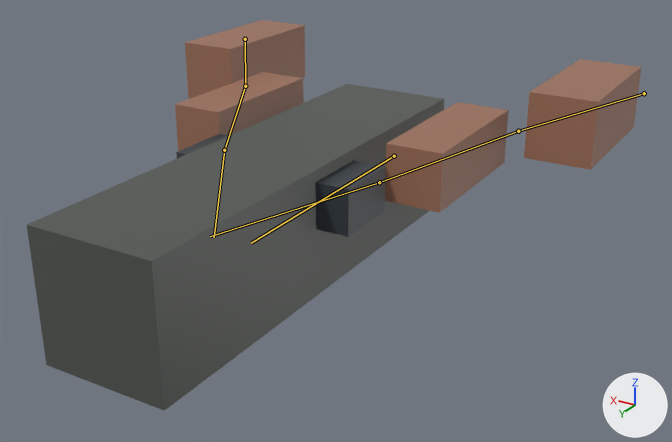
Two versions of the FBX model stw-o3de/Project/Assets/IndustrialYard/STW_INDUSTRIAL_YARD_01/FirstPerson/profiles/STW_LMG_04/STW_LMG_04_reload.fbx, one commit apart.
One viewpoint serves both versions: a 50 mm lens placed at (-0.84, 1.633, 1.089), pointed at (-0.063, 0.34, 0.442). Every picture has the same lights, and +X, +Y and +Z are marked at lower right. The older version comes first. The bones that change, and the others that lie on the model, are drawn over the model as lines.

The first picture shows 'STW_LMG_04_Body', 'STW_LMG_04_Fore_L', 'STW_LMG_04_Fore_R', 'STW_LMG_04_Hand_L', 'STW_LMG_04_Upper_L', 'STW_LMG_04_Upper_R' and 1 more.
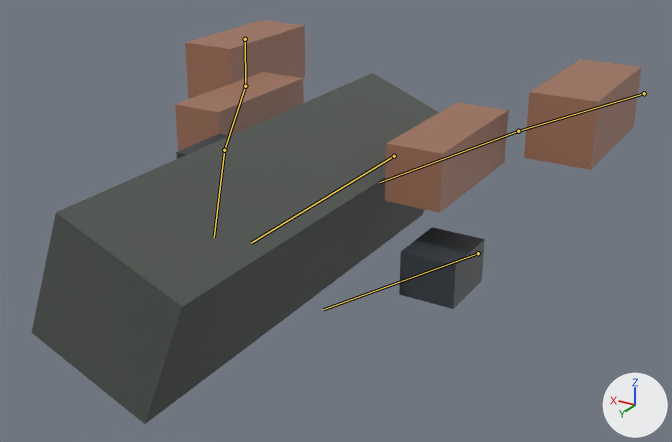
The newer file adds an action. The first version stands in its rest pose; the second is drawn at frame 36 of the action 'reload'.

Location of each change, [x1, y1, x2, y2] in pixels of the pictures (672 x 442 px):
'STW_LMG_04_Body', posed (7% taller): before [27, 84, 444, 411]; after [32, 73, 439, 424]
'STW_LMG_04_Hand_L', posed: before [315, 160, 386, 237]; after [399, 227, 485, 309]
bone 'hand_L', root to tip: before (379, 182) to (210, 236); after (478, 253) to (323, 309)

The change in detail:
Bone 'weapon' (bone_weapon) turns from (0, 0, 0) to (0, -22, 0) degrees about its own x, y and z.
Bone 'hand_L' (bone_hand_l) moves from (0.0, 0.0, 0.0) to (-0.06, -0.146, -0.16).
